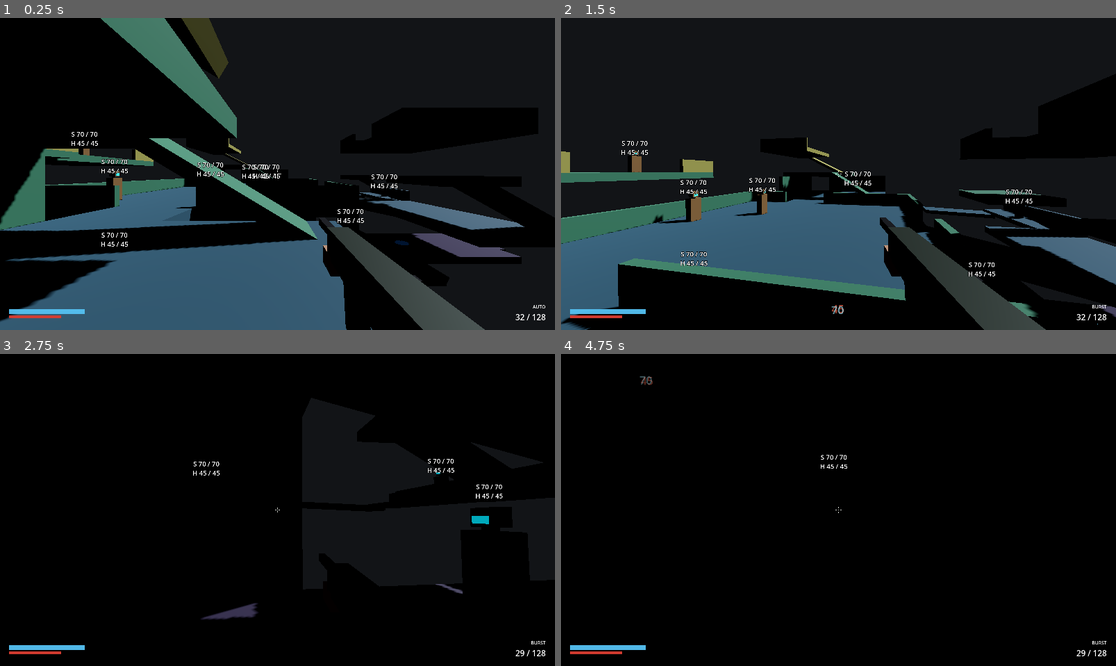
Above: before the commit, frames 1-4 (two rows, left to right).
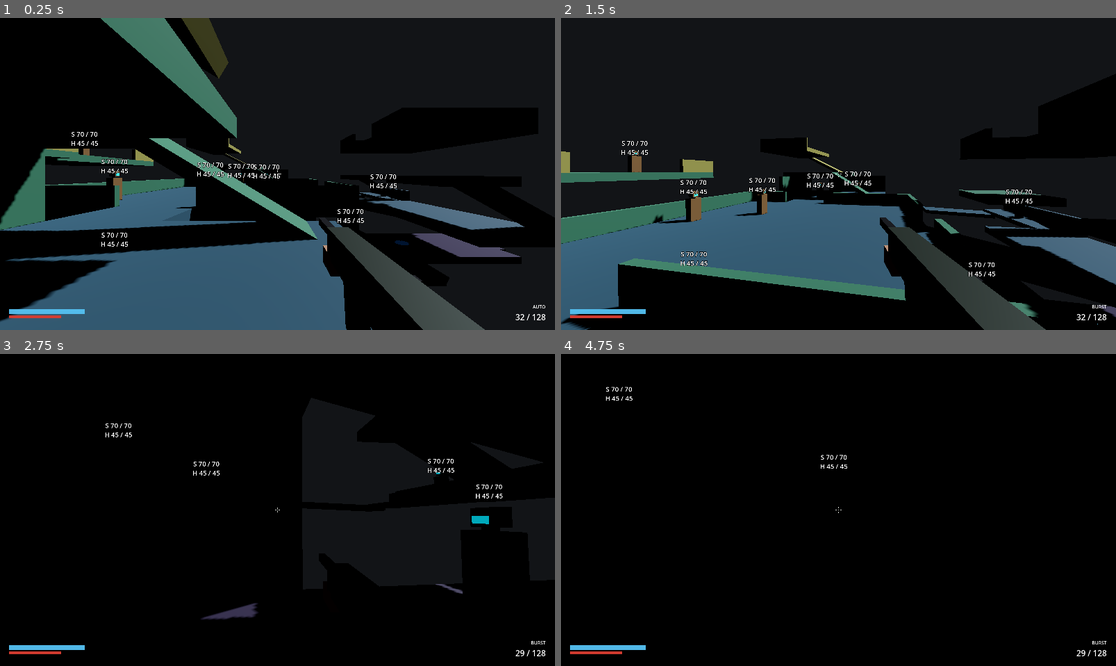
Above: after the commit, the same moments.

Repository: StudioSadTouch/Project-Long-Colt
Game: Godot game, scene res://scenes/main/main_lockout.tscn
Two runs of this game, one before a commit and one after it. Both use one fixed random seed, a clock stepped at 60 frames per second and the inputs below.
Inputs (mouse positions are in pixels of both pictures, inside the frame that each line leads up to):
- Up to frame 1 (0.25 s): no input
- Up to frame 2 (1.5 s): move the mouse to (866, 174) at 0.52 s; hold Right mouse button (action_alt_fire) 0.53-1.28 s; hold W (action_move_forward) from 0.53 s (still down); tap Space (action_jump) at 0.77 s; move the mouse to (810, 174) at 1.27 s; tap Ctrl (action_crouch) at 1.35 s
- Up to frame 3 (2.75 s): keep holding W (action_move_forward); tap Space (action_jump) at 1.52 s; move the mouse to (288, 503) at 2.02 s; press the mouse at (288, 503) at 2.03 s
- Up to frame 4 (4.75 s): keep holding W (action_move_forward); move the mouse to (832, 516) at 2.77 s; release the mouse at (832, 516) at 2.78 s; tap E (action_interact) at 2.85 s; tap Space (action_jump) at 3.02, 3.77, 4.52 s; move the mouse to (877, 513) at 3.52 s; hold V (action_melee) 3.53-4.28 s; move the mouse to (794, 506) at 4.27 s; tap 1 (action_weapon_1) at 4.35 s

The runs differ from the first frame. In frame 1, 0.2% of the frame differs, in the area x 41-72%, y 46-58%; in frame 2, 0.1%; in frame 3, less than 0.1%; in frame 4, 0.1%.

Commit message:
main_lockout: move Strafer_S1Link onto relocated link, lift Strafer_ElbowSouth to new Elbow height, keep it clear of Elbow parapet

Diff:
--- a/scenes/main/main_lockout.tscn
+++ b/scenes/main/main_lockout.tscn
@@ -102,24 +102,24 @@
 bounds_max = Vector2(-5.6, -9.25)
 
 [node name="Strafer_S1Link" parent="." instance=ExtResource("6_moving")]
-transform = Transform3D(0, 0, 1, 0, 1, 0, -1, 0, 0, 10.5, 4.55, 0)
+transform = Transform3D(0, 0, 1, 0, 1, 0, -1, 0, 0, 10.5, 4.55, -2)
 pattern = 1
 move_seed = 2002
 strafe_speed = 5.0
 strafe_duration = 0.5
 strafe_jitter = 0.3
-bounds_min = Vector2(8.6, -1.5)
-bounds_max = Vector2(12.4, 1.5)
+bounds_min = Vector2(8.6, -3.5)
+bounds_max = Vector2(12.4, -0.5)
 
 [node name="Strafer_ElbowSouth" parent="." instance=ExtResource("6_moving")]
-transform = Transform3D(1, 0, 0, 0, 1, 0, 0, 0, 1, 12, 2.55, 19)
+transform = Transform3D(1, 0, 0, 0, 1, 0, 0, 0, 1, 12, 3.05, 19)
 pattern = 1
 move_seed = 2003
 strafe_speed = 7.5
 strafe_duration = 0.9
 strafe_jitter = 0.4
 bounds_min = Vector2(7.6, 18.25)
-bounds_max = Vector2(16.4, 19.75)
+bounds_max = Vector2(16.4, 19.25)
 
 [node name="Spartan_TopMid" parent="." instance=ExtResource("6_moving")]
 transform = Transform3D(-1, 0, 0, 0, 1, 0, 0, 0, -1, 2, 4.55, -3)
